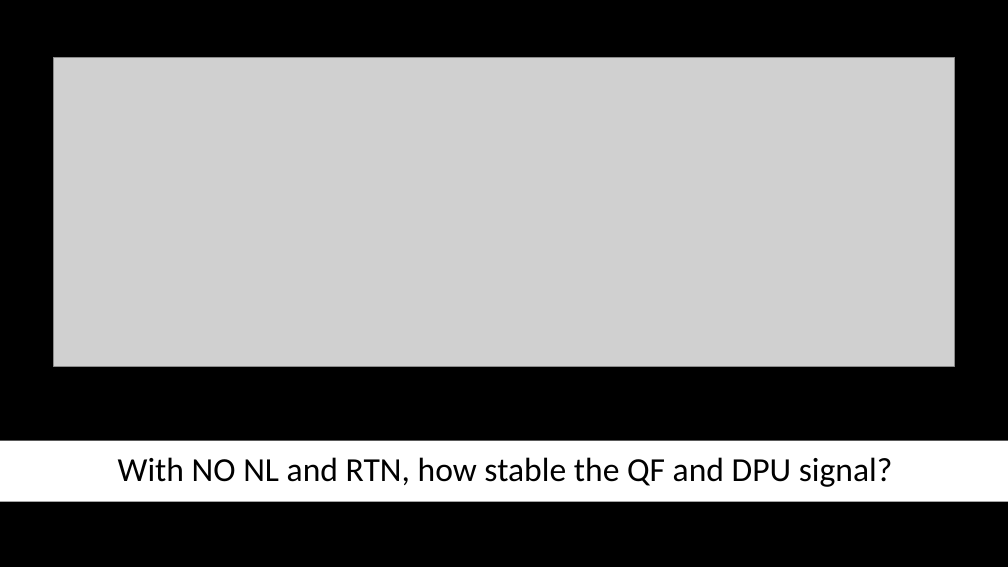
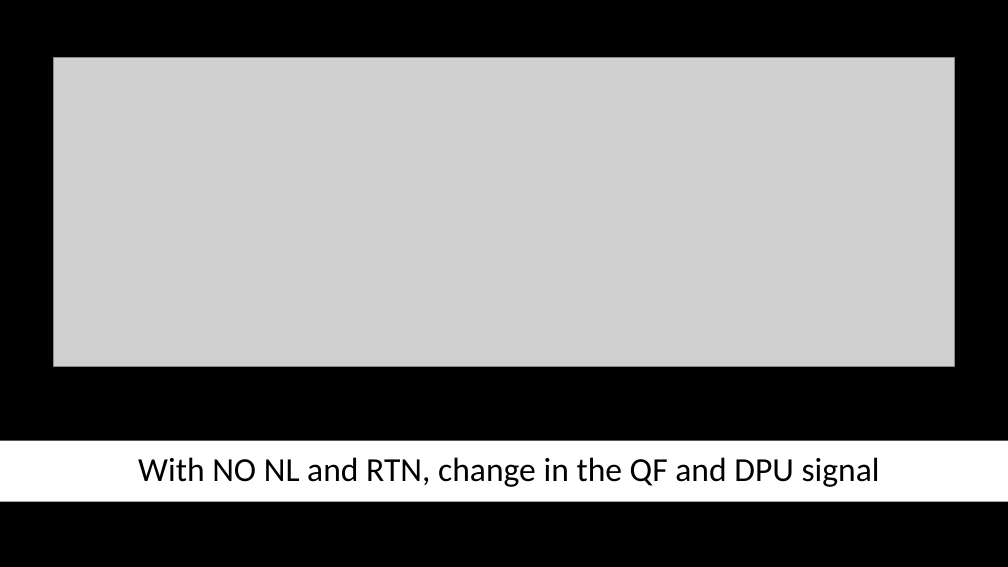
Before and after one commit to xoubish/nonlinearity_sim, a slide deck: slide 2 of nl_plots.pptx. Drawn at 1008x567 pixels with LibreOffice and Linux fonts; fonts in the diff are those of the drawing; grey boxes stand for pictures. Boxes give left, top, right and bottom in pixels: in the first picture for what was removed or moved away, otherwise in the second. Text is boxed around its words. In the diff, an @@ line names an element or a change of style, - is before the commit and + after.

```diff
--- a/nl_plots.pptx
+++ b/nl_plots.pptx
@@ title at (138, 457, 880, 487): text changed @@
-With NO NL and RTN, how stable the QF and DPU signal?
+With NO NL and RTN, change in the QF and DPU signal
```
Also in this commit, not shown: 1 other slide changed, 1 other file.
